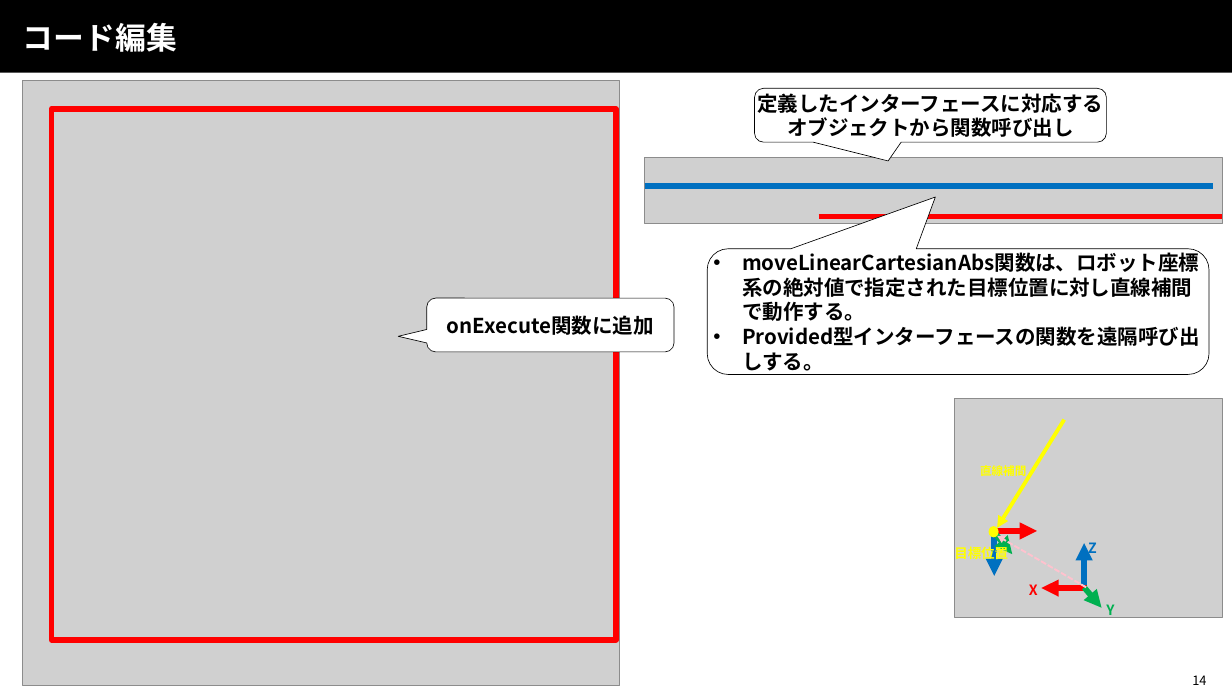
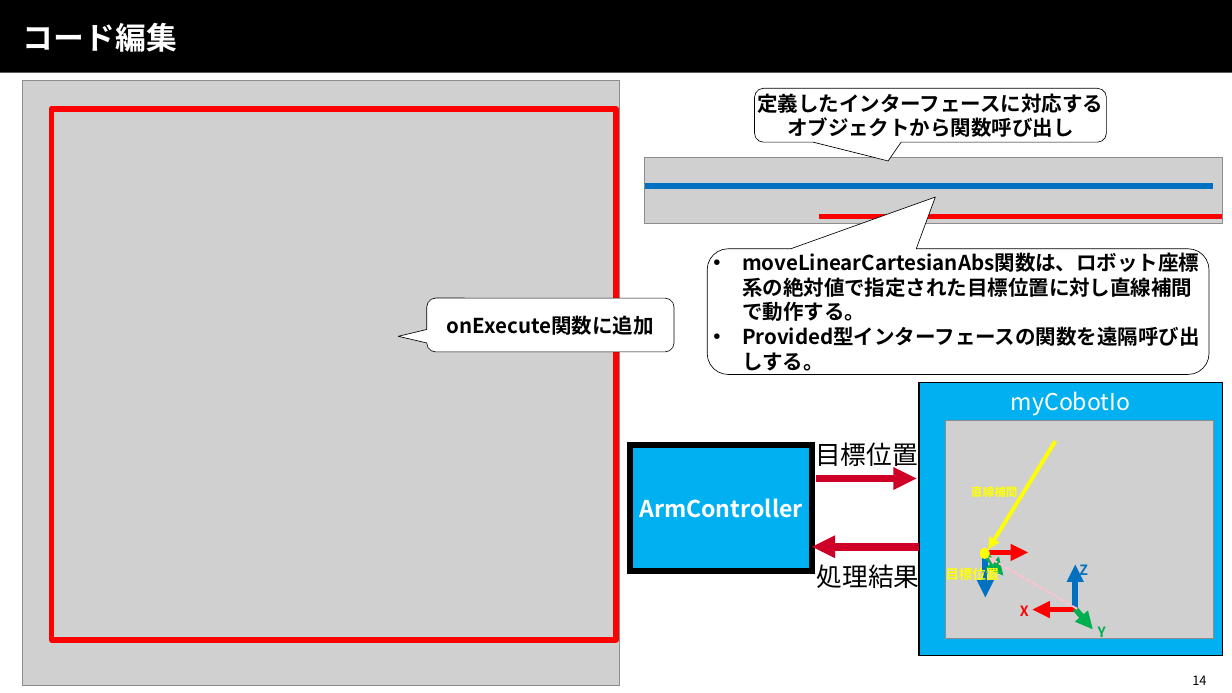
Before and after one commit to OpenRTM/RTM_Tutorial, a slide deck: slide 14 of ppt/サービスポート入門.pptx. Drawn at 1232x693 pixels with LibreOffice and Linux fonts; fonts in the diff are those of the drawing; grey boxes stand for pictures; background and template pictures are left out. Boxes give left, top, right and bottom in pixels: in the first picture for what was removed or moved away, otherwise in the second. Text is boxed around its words. In the diff, an @@ line names an element or a change of style, - is before the commit and + after.

```diff
--- a/ppt/サービスポート入門.pptx
+++ b/ppt/サービスポート入門.pptx
@@ rectangle added at (920,383,1223,656), fill #00B0F0, outline #000000 1 pt, 18 pt, text #FFFFFF @@
+myCobotIo
@@ rectangle added at (630,445,812,571), fill #00B0F0, outline #000000 4.5 pt, 18 pt, text #FFFFFF, bold @@
+ArmController
@@ text added at (815,442,918,471), 20 pt, text #000000 @@
+目標位置
@@ arrow added from (816, 479) to (917, 479), #CF0027 6 pt @@
@@ arrow added from (920, 547) to (812, 547), #CF0027 6 pt @@
@@ text added at (817,559,920,592), 20 pt, text #000000 @@
+処理結果
@@ 8 arrows, 5 texts, 1 picture, 1 ellipse: place and size @@
-8 arrows, 5 texts, 1 picture, 1 ellipse at (954,399,1223,619)
+8 arrows, 5 texts, 1 picture, 1 ellipse at (945,421,1214,641)
```
Also in this commit, not shown: 5 other slides changed, 1 slide added, 6 other files.
